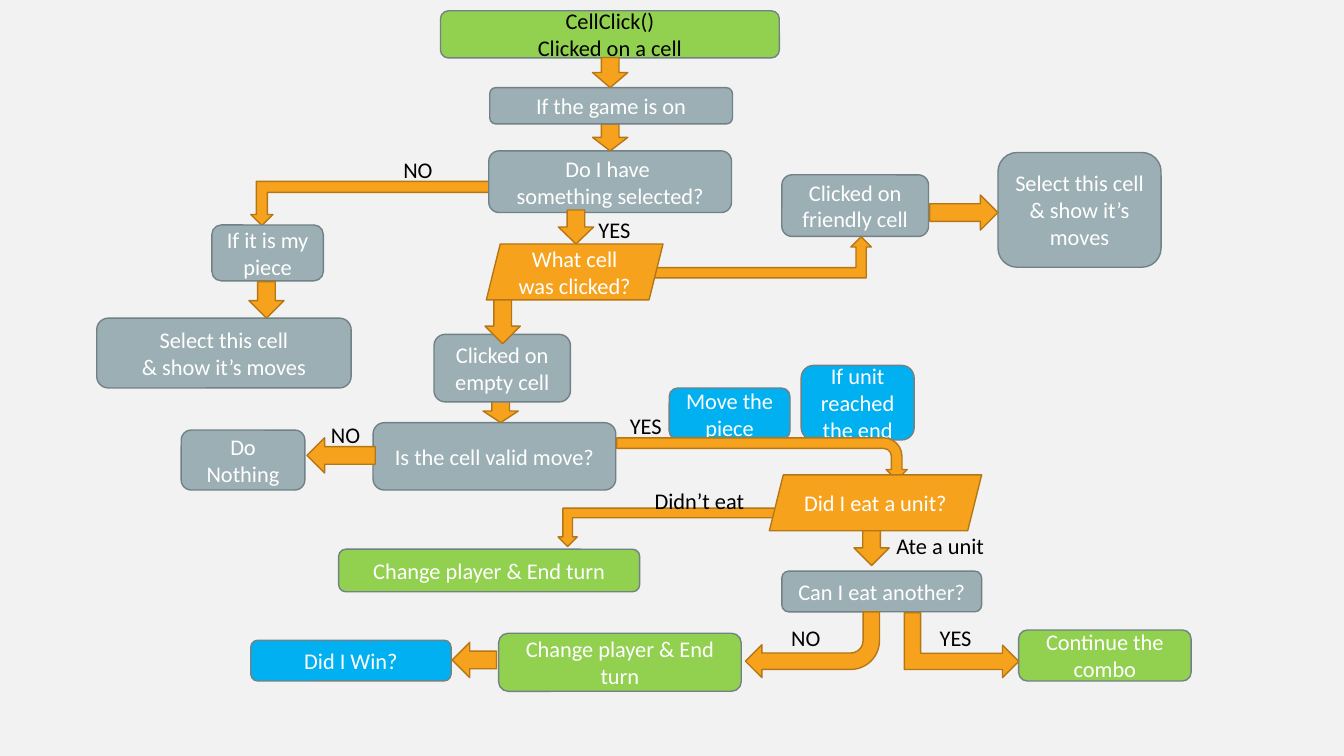
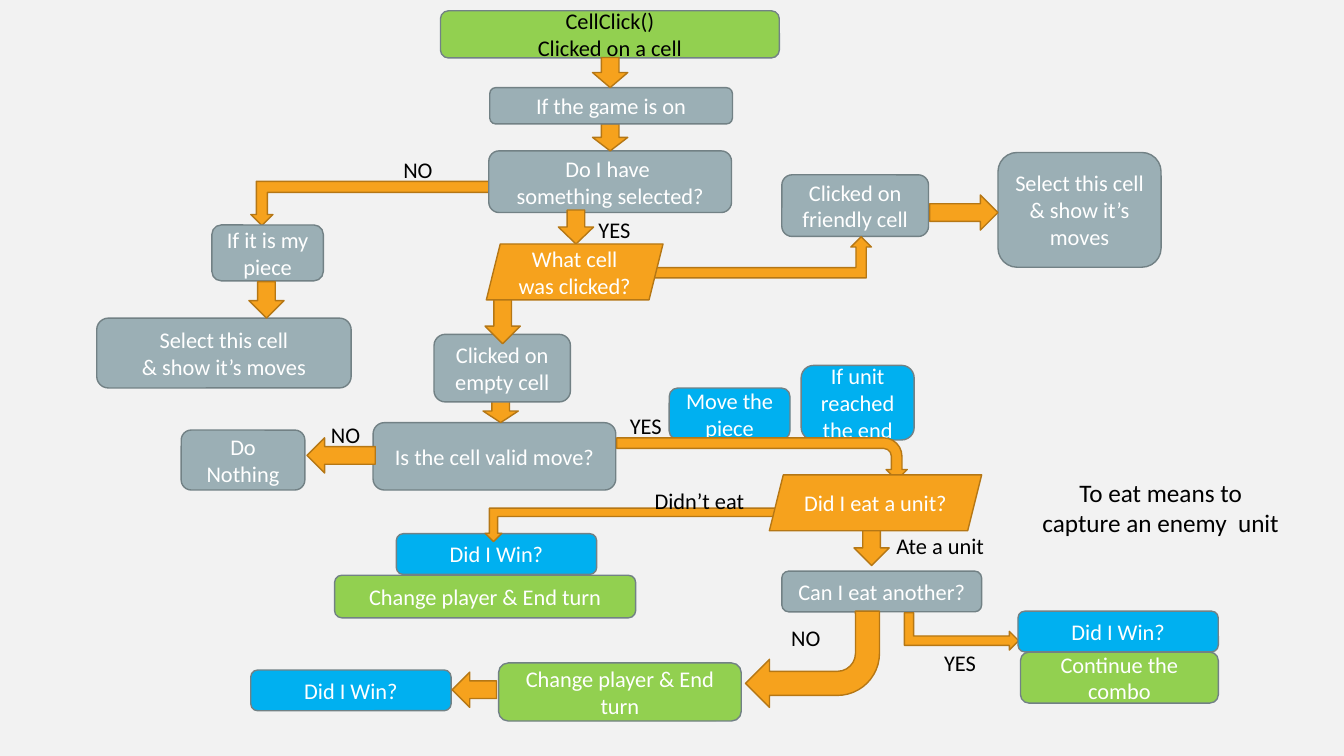
Before and after one commit to yaniv-cohen/Checkers-My-first-project, a slide deck: slide 7 of Checkers/images/מצגת קוד.pptx (slide 1 before the commit). Drawn at 1344x756 pixels with LibreOffice and Linux fonts; fonts in the diff are those of the drawing. Boxes give left, top, right and bottom in pixels: in the first picture for what was removed or moved away, otherwise in the second. Text is boxed around its words. In the diff, an @@ line names an element or a change of style, - is before the commit and + after.

```diff
--- a/Checkers/images/מצגת קוד.pptx
+++ b/Checkers/images/מצגת קוד.pptx
@@ bent up arrow: place and size @@
-bent up arrow at box(559, 508, 790, 546)
+bent up arrow at box(485, 508, 790, 541)
@@ text added at box(1042, 485, 1279, 536), 18 pt, text #000000 @@
+To eat means to capture an enemy unit
@@ rounded rectangle added at box(396, 533, 597, 574), fill #00B0F0, outline #738186 1 pt, 16 pt, text #FFFFFF @@
+Did I Win?
@@ rounded rectangle "Change player & End turn": place and size @@
-rounded rectangle "Change player & End turn" at box(339, 549, 640, 592)
+rounded rectangle "Change player & End turn" at box(335, 576, 636, 618)
@@ bent arrow: place and size @@
-bent arrow at box(745, 612, 879, 678)
+bent arrow at box(745, 611, 879, 707)
@@ bent up arrow: place and size @@
-bent up arrow at box(905, 613, 1019, 677)
+bent up arrow at box(904, 613, 1018, 650)
@@ rounded rectangle added at box(1018, 611, 1219, 651), fill #00B0F0, outline #738186 1 pt, 16 pt, text #FFFFFF @@
+Did I Win?
@@ text "YES": place and size @@
-text "YES" at box(940, 631, 972, 646)
+text "YES" at box(944, 656, 976, 671)
@@ rounded rectangle "Continue the combo": place and size @@
-rounded rectangle "Continue the combo" at box(1019, 630, 1192, 682)
+rounded rectangle "Continue the combo" at box(1020, 652, 1218, 704)
@@ 2 rounded rectangles, 1 down arrow: place and size @@
-2 rounded rectangles, 1 down arrow at box(251, 633, 742, 692)
+2 rounded rectangles, 1 down arrow at box(251, 663, 742, 722)
```
Also in this commit, not shown: 1 other slide changed, 5 slides added, 5 other files.
